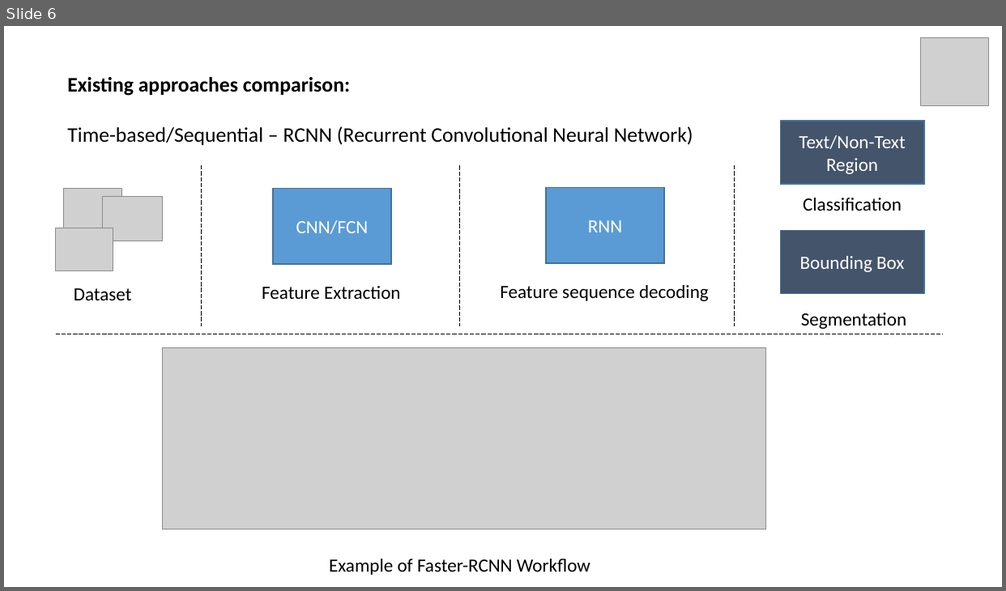
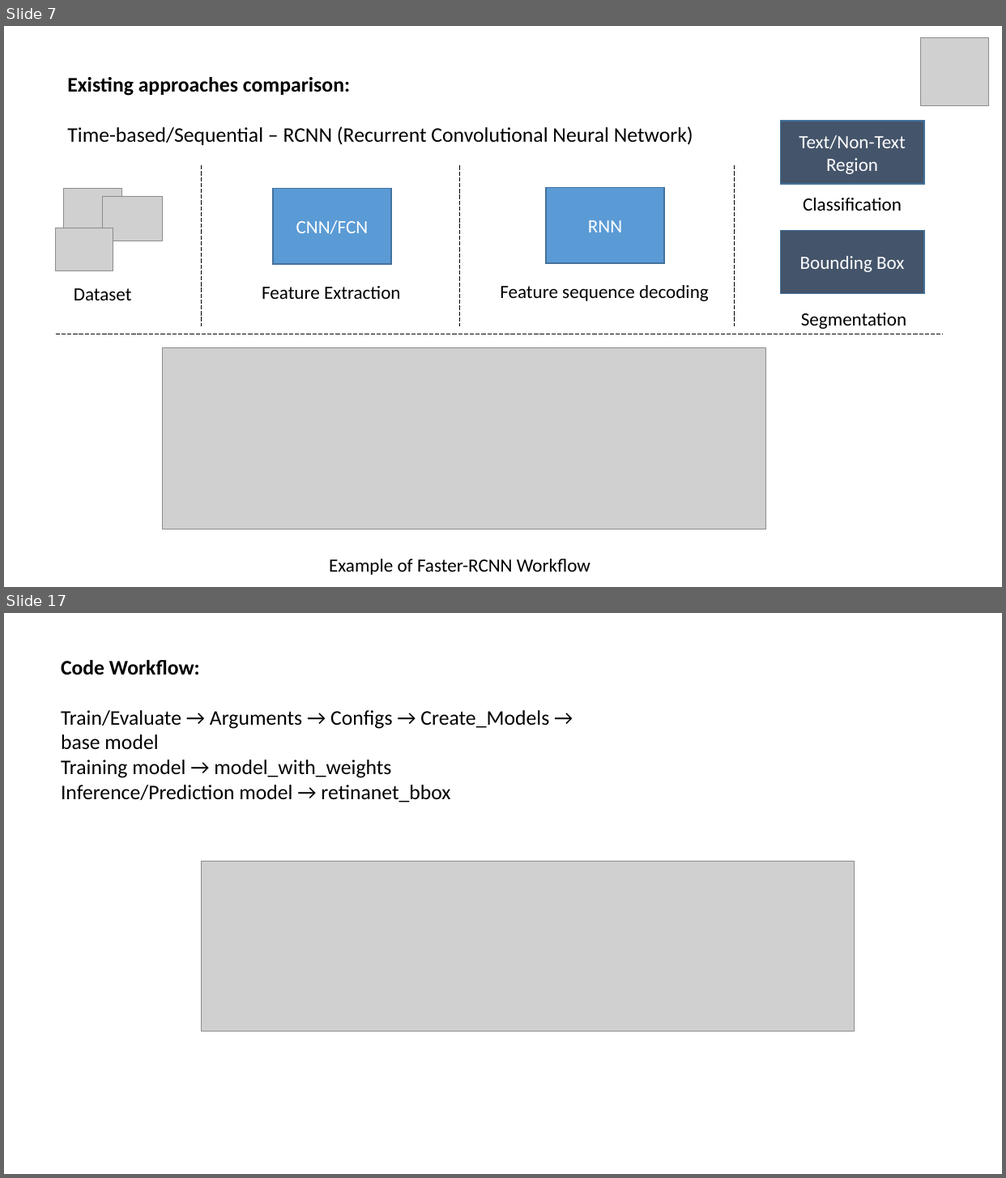
Before and after one commit to GustovalleyTechnovations/Text-Segmentation, a slide deck: Documents/Study/Project_Presentation.pptx. Shown one above the other, each under a label of ours: slide 6 before the commit, slides 7 and 17 after it; the slides between them are not shown. The pictures are 1006x591 and 1006x1178 pixels, drawn with LibreOffice and Linux fonts; fonts in the diff are those of the drawing; grey boxes stand for pictures. Boxes give left, top, right and bottom in pixels: in the first picture for what was removed or moved away, otherwise in the second. Text is boxed around its words. In the diff, an @@ line names an element or a change of style, - is before the commit and + after.

Commit message:
Project ppt and Ref images has been updated.

```diff
--- a/Documents/Study/Project_Presentation.pptx
+++ b/Documents/Study/Project_Presentation.pptx
@@ slide 17 added at <box>4,613,1002,1174</box>, background #FFFFFF @@
@@ text added at <box>61,660,549,803</box>, 20 pt, text #000000 @@
+Code Workflow:
+Train/Evaluate → Arguments → Configs → Create_Models →
+base model
+Training model → model_with_weights
+Inference/Prediction model → retinanet_bbox
@@ picture added at <box>202,862,854,1032</box> @@
@@ what was slide 6 is now slide 7 @@
```
Also in this commit, not shown: 5 slides changed, 9 other slides added, 9 other files.
